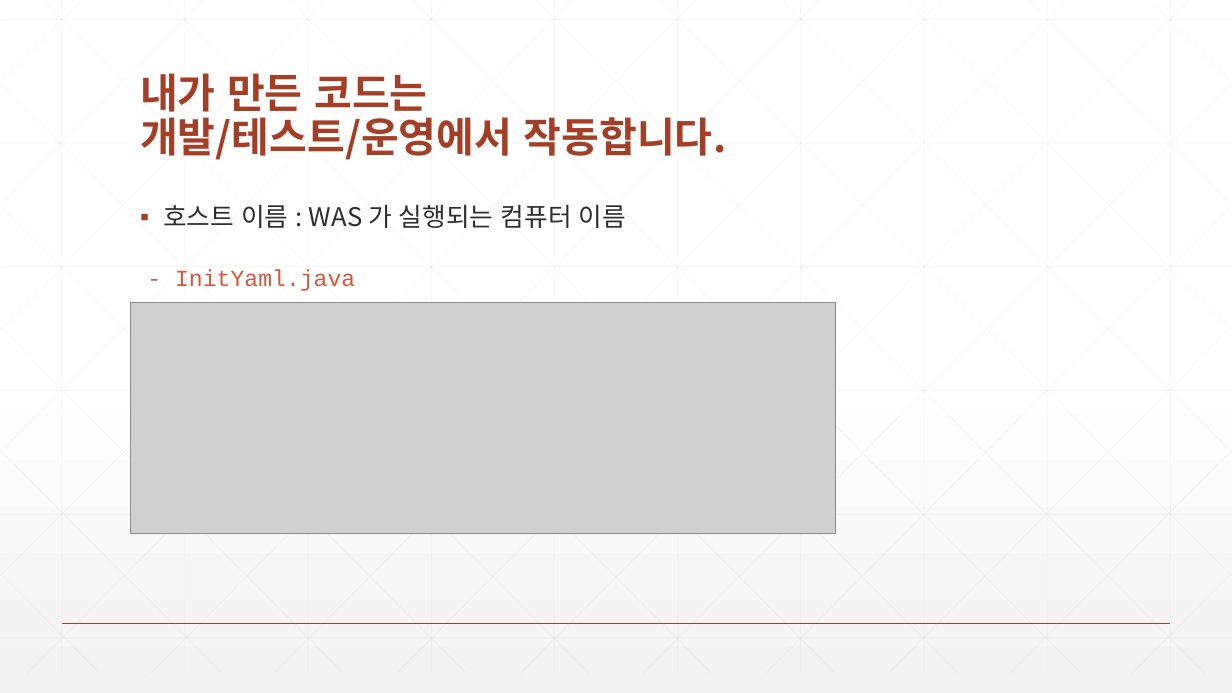
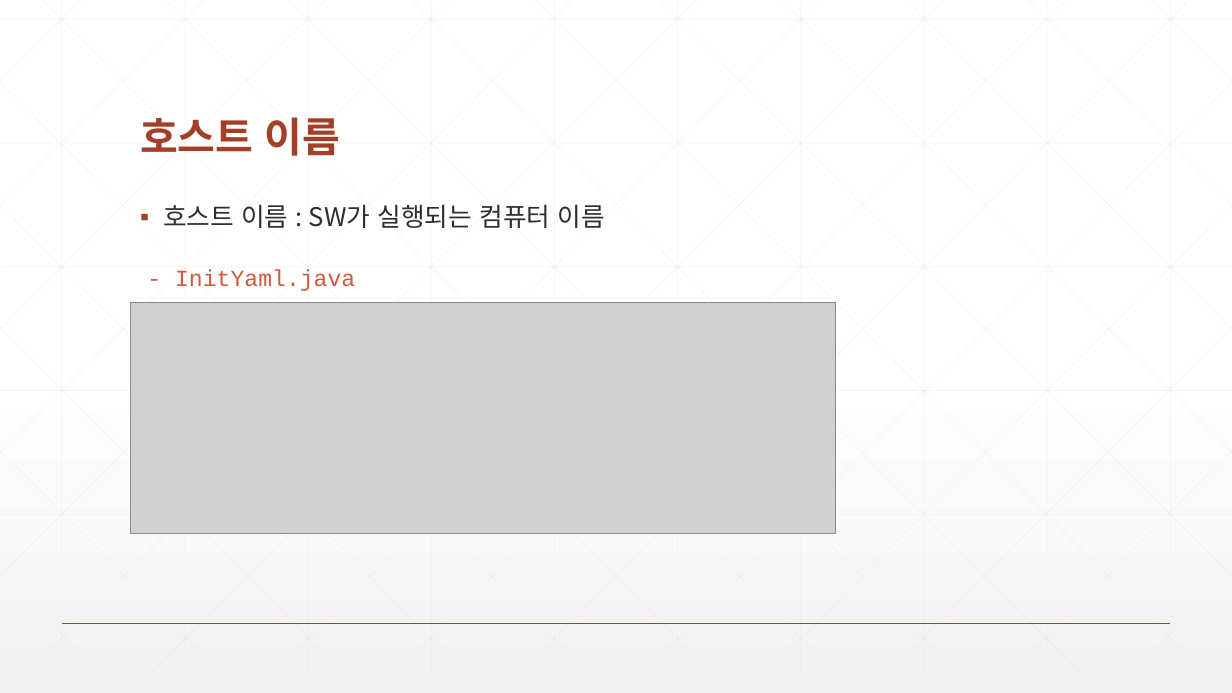
Before and after one commit to zeroshift01/code5, a slide deck: slide 5 of inflearn01/doc/1.(심화)내가만든코드는개발테스트운영에서작동합니다.pptx. Drawn at 1232x693 pixels with LibreOffice and Linux fonts; fonts in the diff are those of the drawing; grey boxes stand for pictures. Boxes give left, top, right and bottom in pixels: in the first picture for what was removed or moved away, otherwise in the second. Text is boxed around its words. In the diff, an @@ line names an element or a change of style, - is before the commit and + after.

```diff
--- a/inflearn01/doc/1.(심화)내가만든코드는개발테스트운영에서작동합니다.pptx
+++ b/inflearn01/doc/1.(심화)내가만든코드는개발테스트운영에서작동합니다.pptx
@@ title at box(140, 117, 341, 156): text changed @@
-내가 만든 코드는
-개발/테스트/운영에서 작동합니다.
+호스트 이름
@@ text at box(163, 204, 605, 228): text changed @@
-▪ 호스트 이름 : WAS 가 실행되는 컴퓨터 이름
+▪ 호스트 이름 : SW가 실행되는 컴퓨터 이름
```
Also in this commit, not shown: 6 other slides changed, 5 slides added, 5 slides removed, 4 other files.
